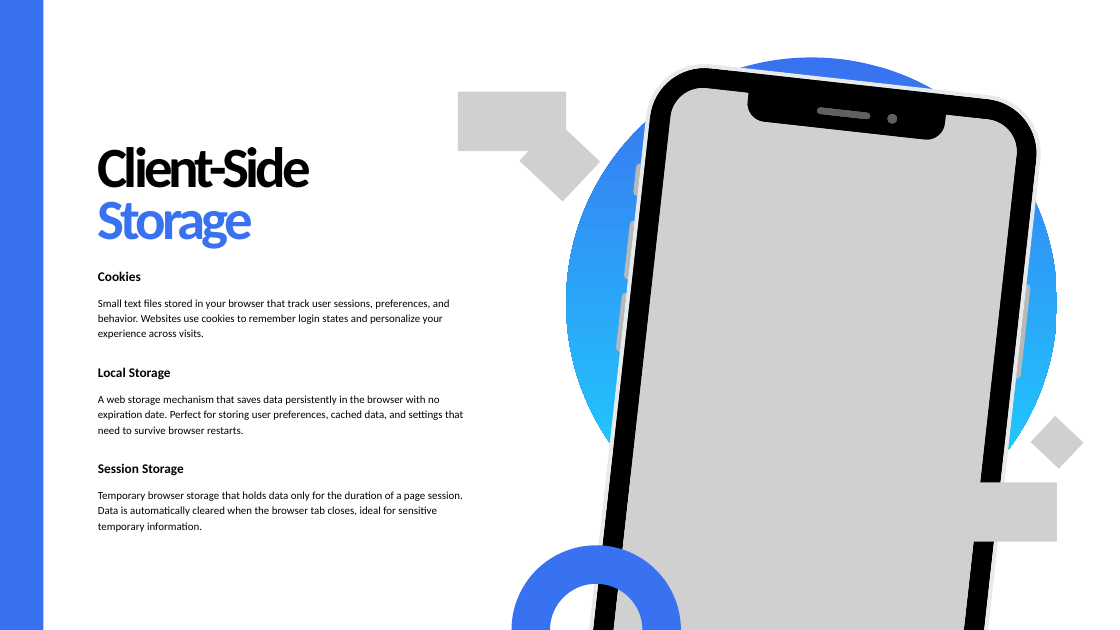
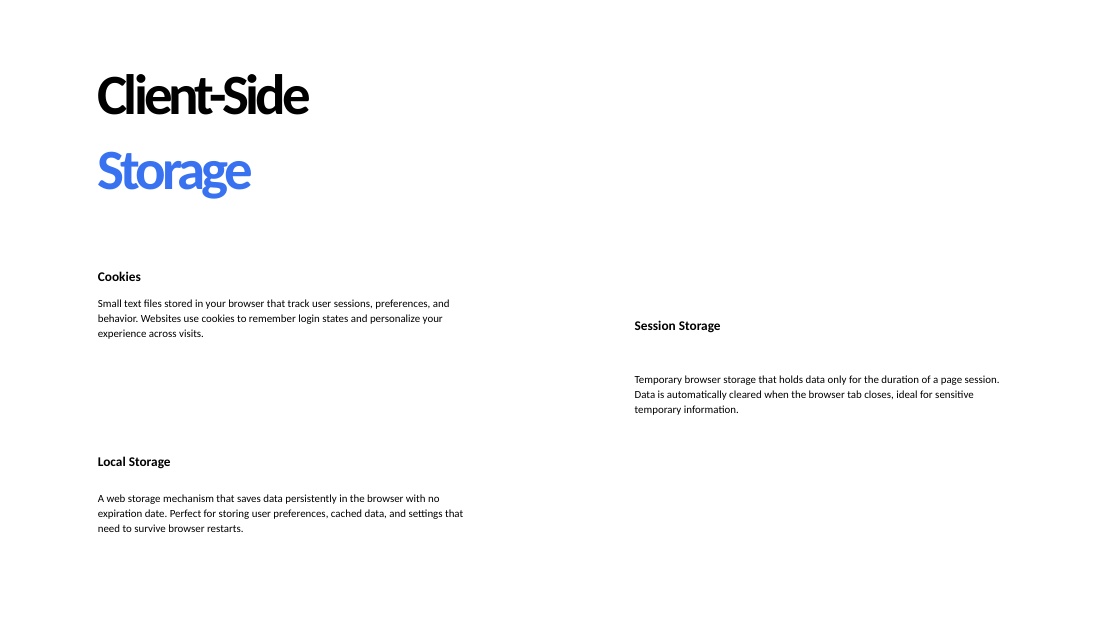
Before and after one commit to lucashartmann/Senac, a slide deck: slide 3 of Inglês/Março 26/Aula 16/websites.pptx. Drawn at 1120x630 pixels with LibreOffice and Linux fonts; fonts in the diff are those of the drawing; grey boxes stand for pictures. Boxes give left, top, right and bottom in pixels: in the first picture for what was removed or moved away, otherwise in the second. Text is boxed around its words. In the diff, an @@ line names an element or a change of style, - is before the commit and + after.

```diff
--- a/Inglês/Março 26/Aula 16/websites.pptx
+++ b/Inglês/Março 26/Aula 16/websites.pptx
@@ freeform shape removed at (x1=0, y1=0, x2=43, y2=630) @@
@@ text "Client-Side" moved from (x1=98, y1=147, x2=311, y2=188) to (x1=98, y1=74, x2=311, y2=115) @@
@@ group removed at (x1=564, y1=58, x2=1046, y2=630): 8 freeform shapes, 1 picture @@
@@ freeform shape removed at (x1=566, y1=58, x2=1057, y2=549) @@
@@ picture removed at (x1=458, y1=92, x2=566, y2=151) @@
@@ text "Storage" moved from (x1=98, y1=201, x2=253, y2=249) to (x1=98, y1=151, x2=253, y2=199) @@
@@ picture removed at (x1=520, y1=121, x2=600, y2=202) @@
@@ text "Session Storage" moved from (x1=98, y1=463, x2=184, y2=476) to (x1=635, y1=320, x2=721, y2=333) @@
@@ text "Temporary browser storage that holds ..." moved from (x1=98, y1=491, x2=463, y2=532) to (x1=635, y1=375, x2=1000, y2=415) @@
@@ picture removed at (x1=1031, y1=416, x2=1083, y2=469) @@
@@ text "Local Storage" moved from (x1=98, y1=367, x2=171, y2=380) to (x1=98, y1=456, x2=171, y2=469) @@
@@ text "A web storage mechanism that ..." moved from (x1=98, y1=395, x2=463, y2=434) to (x1=98, y1=494, x2=463, y2=532) @@
@@ picture removed at (x1=949, y1=482, x2=1057, y2=542) @@
@@ freeform shape removed at (x1=531, y1=564, x2=662, y2=630) @@
```
Also in this commit, not shown: 2 other slides changed, 1 slide added, 1 slide removed, 58 other files.
